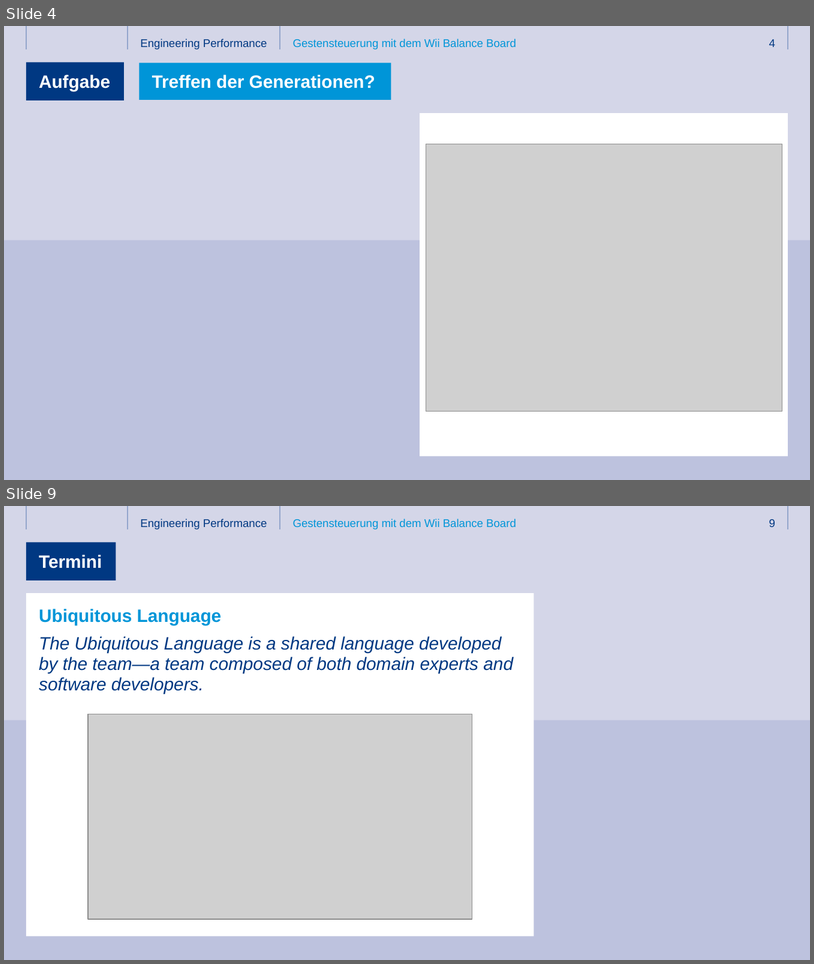
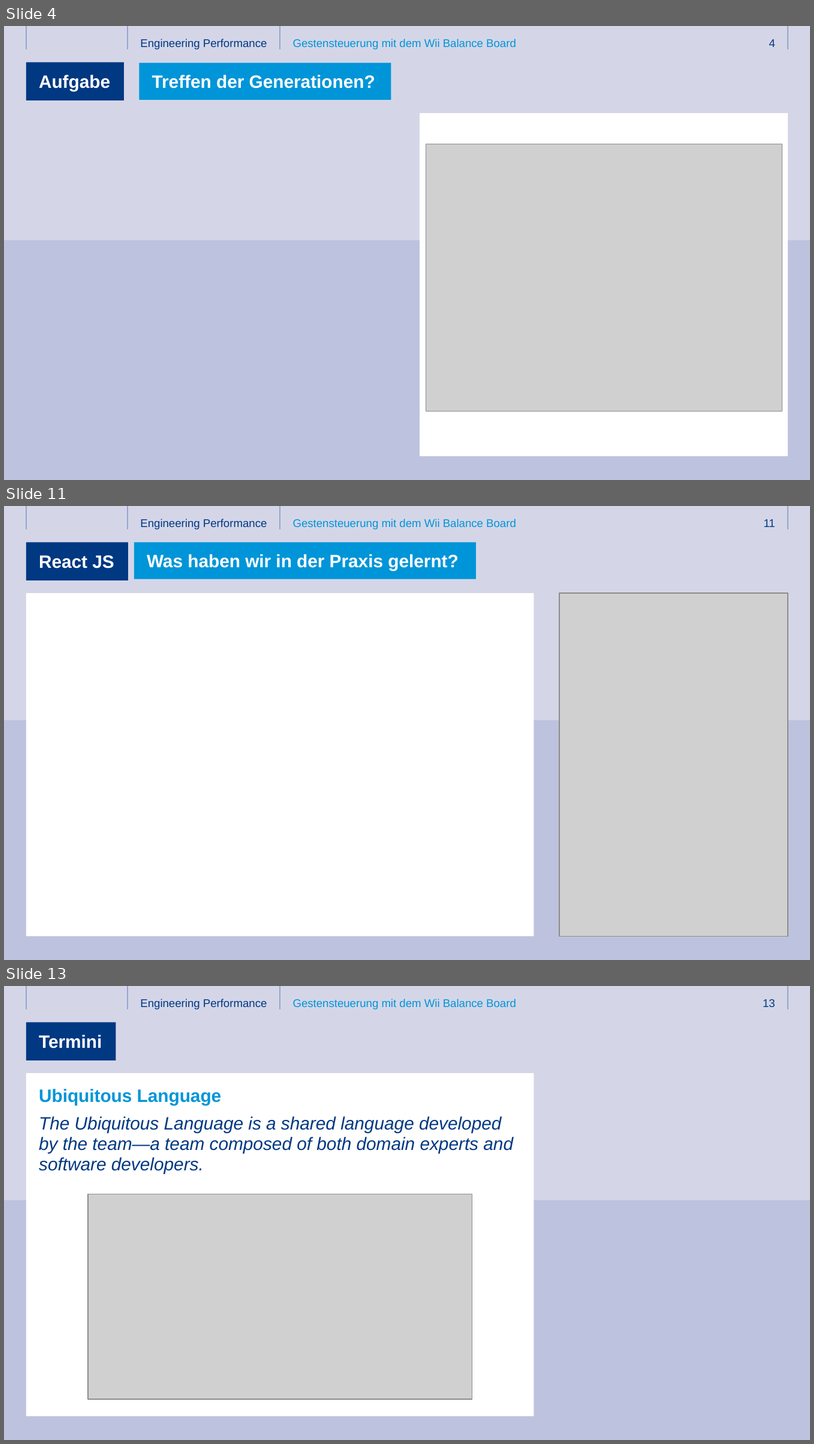
Before and after one commit to ThomasHein/3T2017, a slide deck: Folien/3T_2017_React und DDD.pptx. Shown one above the other, each under a label of ours: slides 4 and 9 before the commit, slides 4, 11 and 13 after it; the slides between them are not shown. The pictures are 814x964 and 814x1444 pixels, drawn with LibreOffice and Linux fonts; fonts in the diff are those of the drawing; grey boxes stand for pictures; background and template pictures are left out. Boxes give left, top, right and bottom in pixels: in the first picture for what was removed or moved away, otherwise in the second. Text is boxed around its words. In the diff, an @@ line names an element or a change of style, - is before the commit and + after.

```diff
--- a/Folien/3T_2017_React und DDD.pptx
+++ b/Folien/3T_2017_React und DDD.pptx
@@ slide 11 added at (x1=4, y1=506, x2=810, y2=960), background #FFFFFF; not listed: 10 template elements that a slide beside it also shows @@
@@ title added at (x1=26, y1=542, x2=128, y2=580), fill #003882, 16 pt, text #FFFFFF, bold @@
+React JS
@@ rectangle added at (x1=134, y1=542, x2=476, y2=579), fill #0095D8, 16 pt, text #FFFFFF, bold @@
+Was haben wir in der Praxis gelernt?
@@ picture added at (x1=560, y1=593, x2=788, y2=936) @@
@@ what was slide 9 is now slide 13 @@
@@ page number at (x1=763, y1=999, x2=776, y2=1007): text changed @@
-9
+13
```
Also in this commit, not shown: 4 slides changed, 5 other slides added, 2 slides removed, 1 other file.
